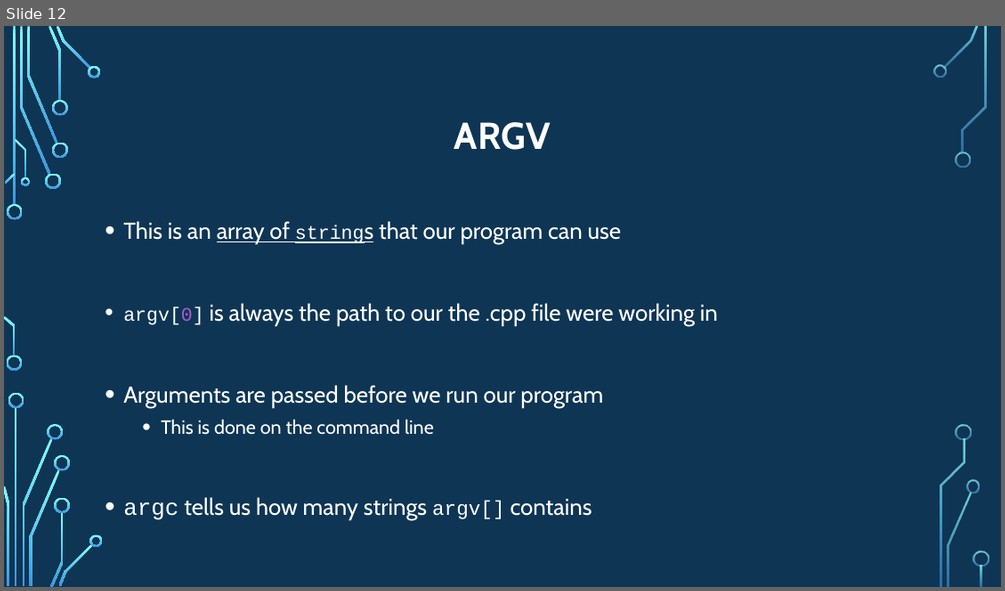
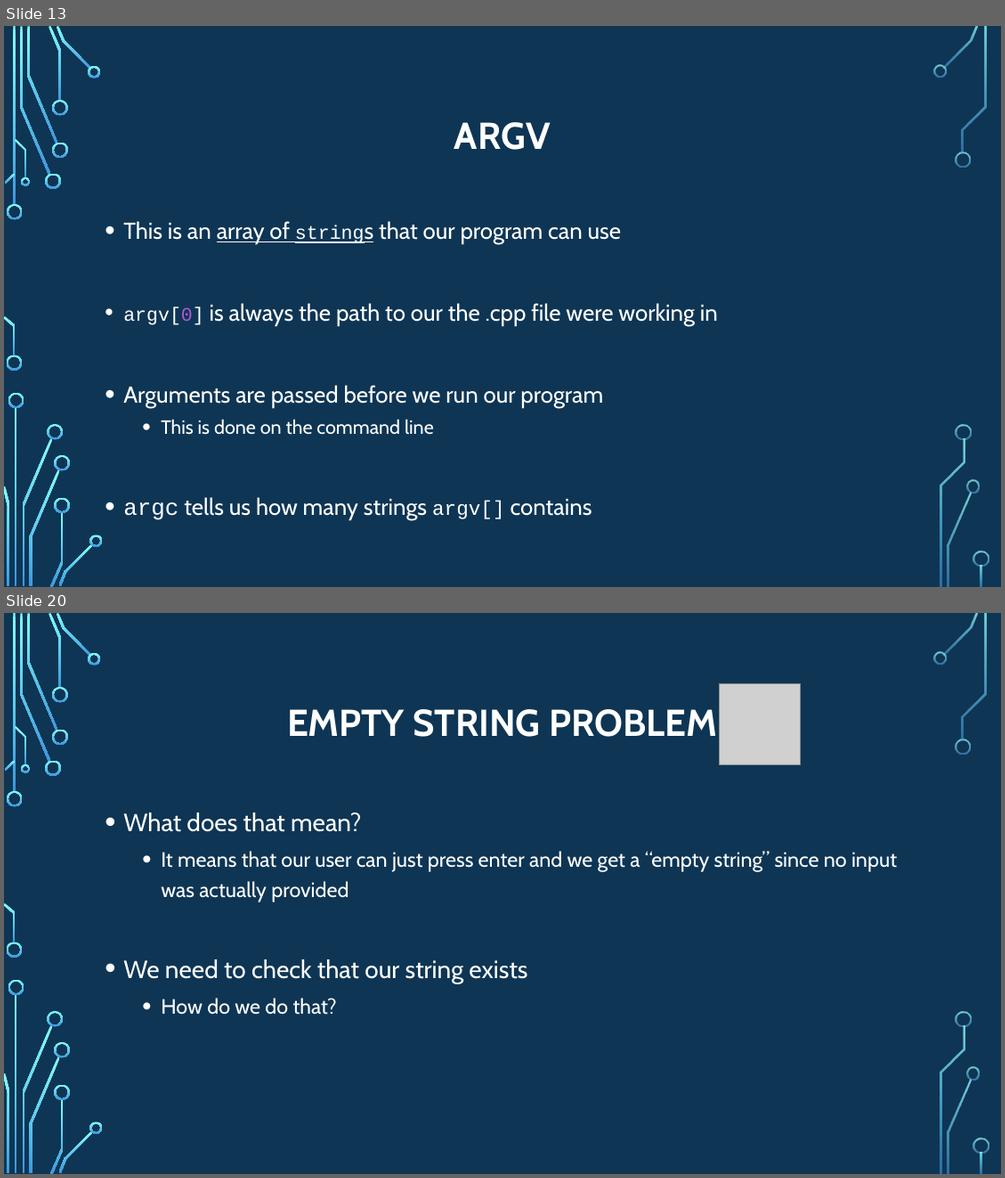
Before and after one commit to psypdt/ZIS_C-_Summer_Course_2019, a slide deck: Day_4/Day_4.pptx. Shown one above the other, each under a label of ours: slide 12 before the commit, slides 13 and 20 after it; the slides between them are not shown. The pictures are 1005x591 and 1005x1178 pixels, drawn with LibreOffice and Linux fonts; fonts in the diff are those of the drawing; grey boxes stand for pictures; background and template pictures are left out. Boxes give left, top, right and bottom in pixels: in the first picture for what was removed or moved away, otherwise in the second. Text is boxed around its words. In the diff, an @@ line names an element or a change of style, - is before the commit and + after.

```diff
--- a/Day_4/Day_4.pptx
+++ b/Day_4/Day_4.pptx
@@ slide 20 added at (4, 613, 1001, 1174), background picture (left out); not listed: 36 template elements that a slide beside it also shows @@
@@ picture added at (719, 683, 801, 765) @@
@@ title added at (287, 709, 717, 737), 36 pt, text #FFFFFF, bold @@
+EMPTY STRING PROBLEM
@@ text added at (123, 812, 897, 1014), 20 pt, text #FFFFFF @@
+• What does that mean?
+  • It means that our user can just press enter and we get a “empty string” since no input was actually provided
+• We need to check that our string exists
+  • How do we do that?
@@ what was slide 12 is now slide 13 @@
```
Also in this commit, not shown: 13 other slides added, 1 slide removed, 2 other files.
